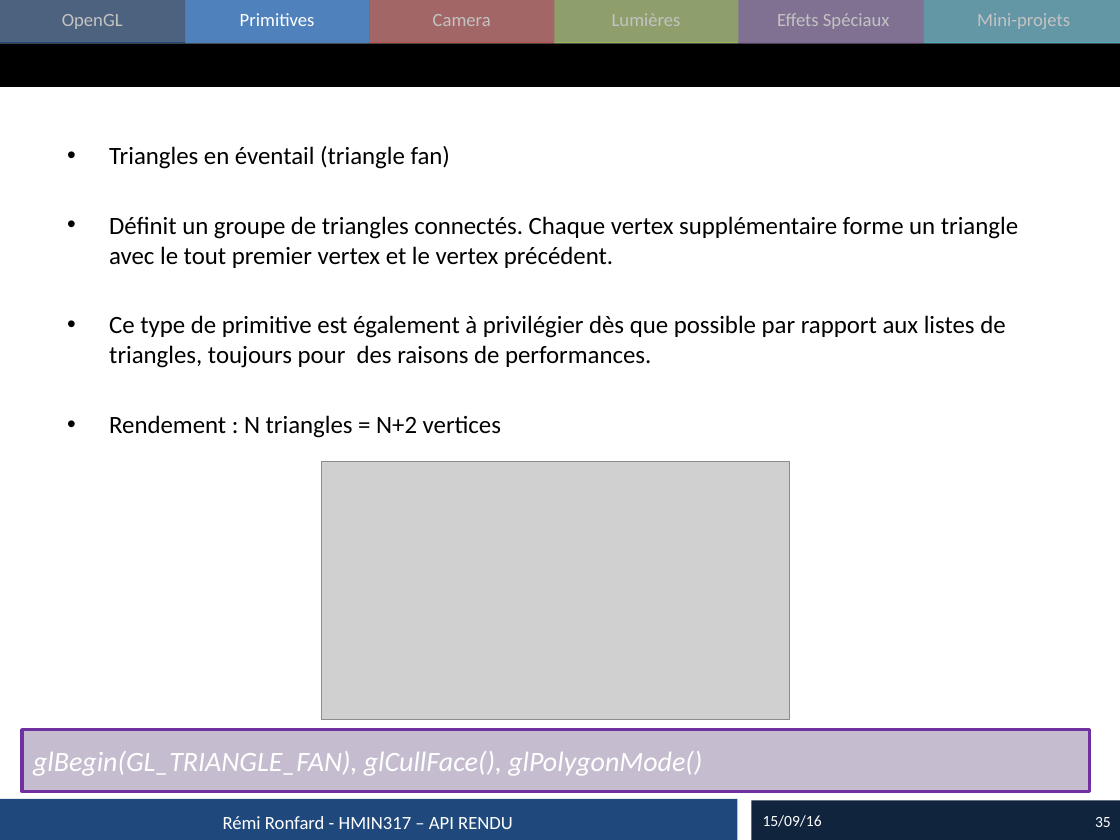
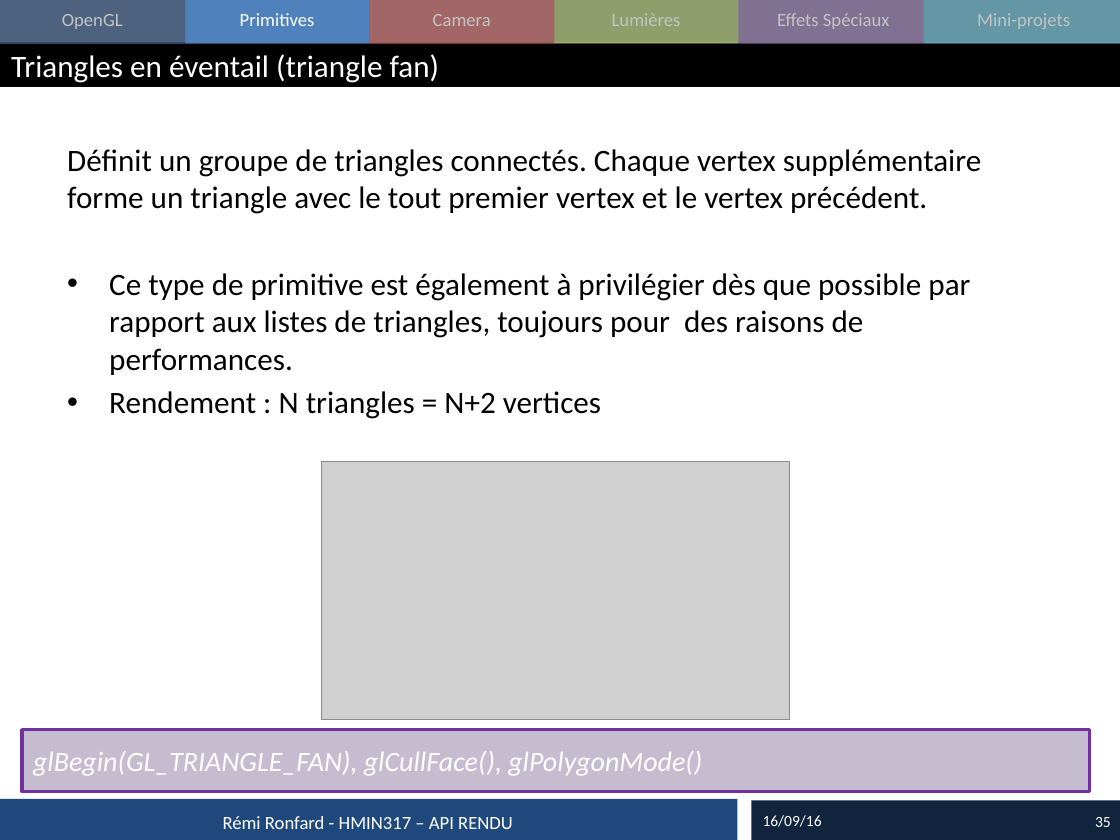
Before and after one commit to master-imagina/hmin317, a slide deck: slide 35 of cours/2016_01_Rendu.pptx. Drawn at 1120x840 pixels with LibreOffice and Linux fonts; fonts in the diff are those of the drawing; grey boxes stand for pictures. Boxes give left, top, right and bottom in pixels: in the first picture for what was removed or moved away, otherwise in the second. Text is boxed around its words. In the diff, an @@ line names an element or a change of style, - is before the commit and + after.

```diff
--- a/cours/2016_01_Rendu.pptx
+++ b/cours/2016_01_Rendu.pptx
@@ title added at [11, 54, 440, 83], 20 pt, text #FFFFFF @@
+Triangles en éventail (triangle fan)
@@ text "Définit un groupe de triangles ..." at [67, 149, 981, 419]: size 16 to 20 pt; bullet • to none @@
@@ text at [109, 146, 451, 169]: paragraph removed @@
-• Triangles en éventail (triangle fan)
@@ text at [763, 815, 822, 827]: text changed @@
-15/09/16
+16/09/16
```
Also in this commit, not shown: 19 other slides changed, 1 slide added, 3 other files.
